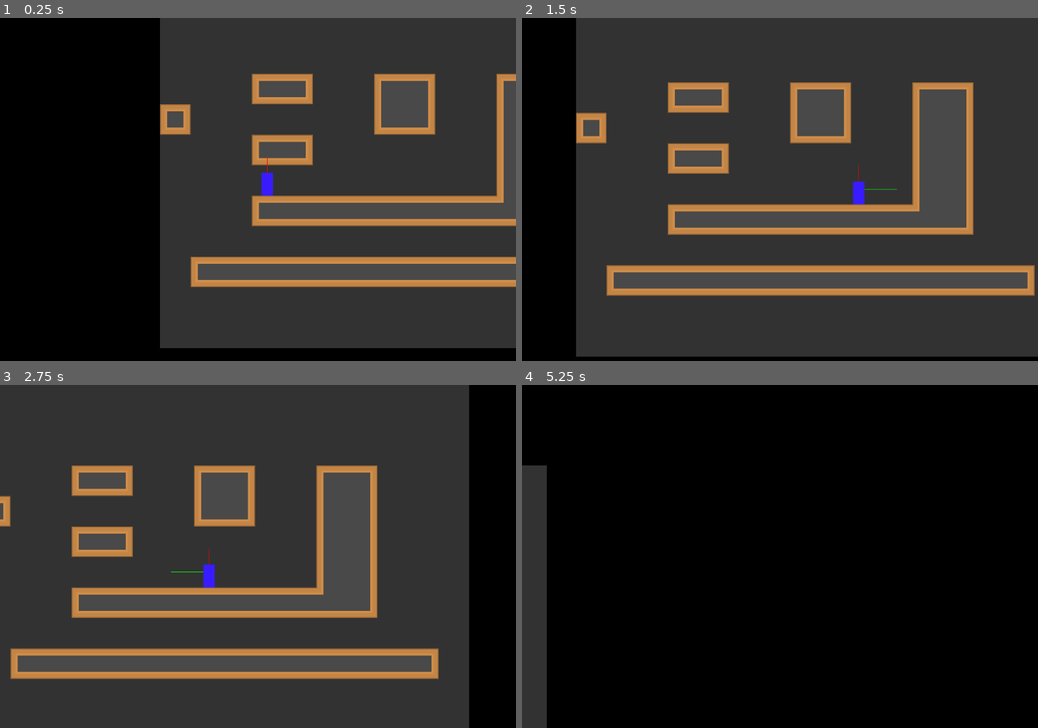
Above: before the commit, frames 1-4 (two rows, left to right).
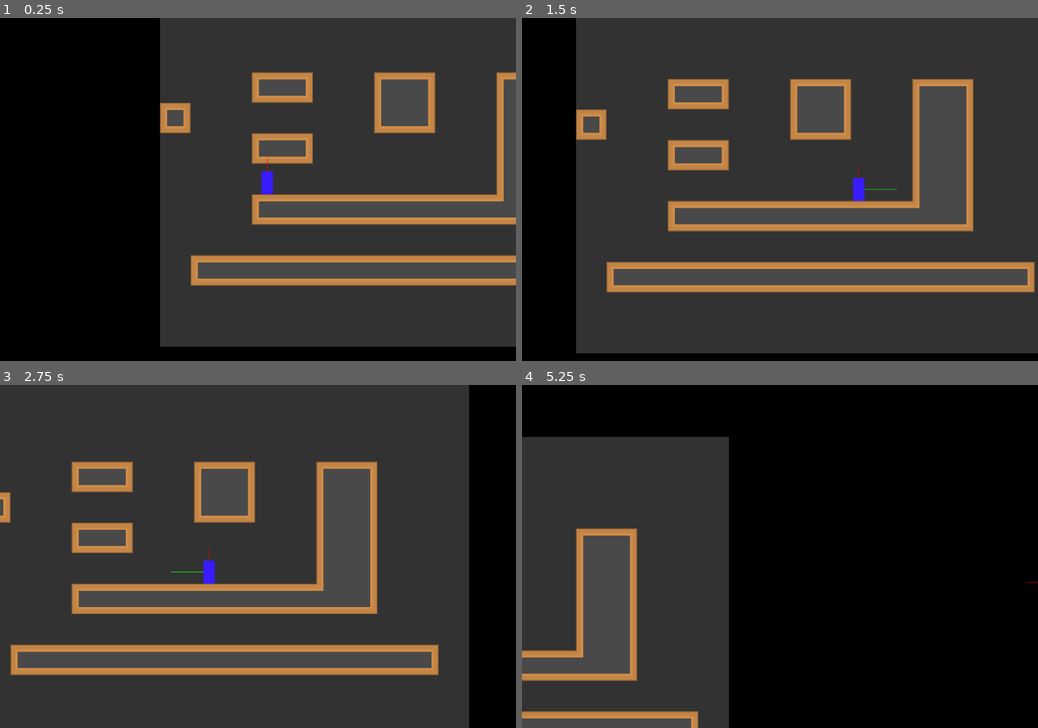
Above: after the commit, the same moments.

Repository: mlange-42/Graviton
Game: Godot game, scene res://scenes/World.tscn
Two runs of this game, one before a commit and one after it. Both use one fixed random seed, a clock stepped at 60 frames per second and the inputs below.
Inputs:
- Up to frame 1 (0.25 s): no input
- Up to frame 2 (1.5 s): hold Shift (dont_stick) 0.53-1.28 s; hold Right (right) from 0.53 s (still down); tap Space (jump) at 0.77 s; tap Shift (dont_stick) at 1.35 s
- Up to frame 3 (2.75 s): tap Space (jump) at 1.52 s; release Right (right) at 2.03 s; hold Left (left) from 2.03 s (still down); hold Shift (dont_stick) from 2.03 s (still down)
- Up to frame 4 (5.25 s): release Left (left) at 2.78 s; release Shift (dont_stick) at 2.78 s; hold Right (right) 2.78-4.28 s; tap Shift (dont_stick) at 2.85, 4.35 s; tap Space (jump) at 3.02, 3.77, 4.52 s; hold Shift (dont_stick) 3.53-4.28 s; hold Left (left) 4.28-5.03 s; hold Right (right) from 5.03 s (still down); hold Shift (dont_stick) from 5.03 s (still down)

The runs differ from the first frame. In frame 1, 3.7% of the frame differs, in the area x 31-100%, y 15-97%; in frame 2, 9.3%; in frame 3, 9.3%; in frame 4, 31%, in the area x 0-100%, y 15-100%.

Commit message:
use interpolation for corner movement/gravity shift

Diff:
--- a/scenes/Player.tscn
+++ b/scenes/Player.tscn
@@ -10,19 +10,21 @@
 script = ExtResource( 2 )
 
 [node name="Sprite" type="Sprite" parent="."]
+position = Vector2( 0, -8 )
 texture = ExtResource( 1 )
 hframes = 2
 
 [node name="CollisionShape2D" type="CollisionShape2D" parent="."]
-position = Vector2( 0.233059, 7.91518 )
 shape = SubResource( 1 )
 
 [node name="RayLeft" type="RayCast2D" parent="."]
-cast_to = Vector2( -25, 0 )
+cast_to = Vector2( -30, 0 )
 
 [node name="RayRight" type="RayCast2D" parent="."]
-cast_to = Vector2( 25, 0 )
+cast_to = Vector2( 30, 0 )
 
 [node name="RayDown" type="RayCast2D" parent="."]
-position = Vector2( 0, 20 )
+position = Vector2( 0, 15 )
 cast_to = Vector2( 0, 20 )
+
+[node name="Tween" type="Tween" parent="."]
--- a/scripts/Player.gd
+++ b/scripts/Player.gd
@@ -12,6 +12,8 @@
 onready var ray_left: RayCast2D = $RayLeft
 onready var ray_right: RayCast2D = $RayRight
 onready var ray_down: RayCast2D = $RayDown
+
+onready var tween: Tween = $Tween
 
 var velocity = Vector2.ZERO
 
@@ -39,6 +41,9 @@
 		sprite.frame = 1
 
 func _physics_process(delta):
+	if tween.is_active():
+		return
+
 	get_input()
 
 	velocity.y += gravity * delta
@@ -72,7 +77,9 @@
 	if ray != null:
 		ray.force_raycast_update()
 		if ray.is_colliding():
-			self.rotate(PI * 0.5 * dir)
+			tween.interpolate_property(self, "rotation", self.rotation, self.rotation + PI * 0.5 * dir, 0.1)
+			tween.start()
+			# self.rotate(PI * 0.5 * dir)
 			return
 
 	# Convex corners
@@ -82,11 +89,18 @@
 		return
 
 	var angle = PI * 0.5 * sign(velocity.x)
+	var center = self.position + Vector2(0, 25).rotated(self.rotation)
 
-	var center = self.position + Vector2(0, 35).rotated(self.rotation)
+	tween.interpolate_property(self, "rotation", self.rotation, self.rotation + angle, 0.1)
+	tween.interpolate_property(self, "position", self.position, center + (self.position - center).rotated(angle), 0.1)
+	tween.start()
+
+	#self.rotate_around_foot(angle)
+
+func rotate_around_foot(angle):
+	var center = self.position + Vector2(0, 25).rotated(self.rotation)
 	self.position = center + (self.position - center).rotated(angle)
 	self.rotate(angle)
-
 
 func _draw():
 	draw_line(Vector2.ZERO, Vector2.UP * 50, Color.red)
